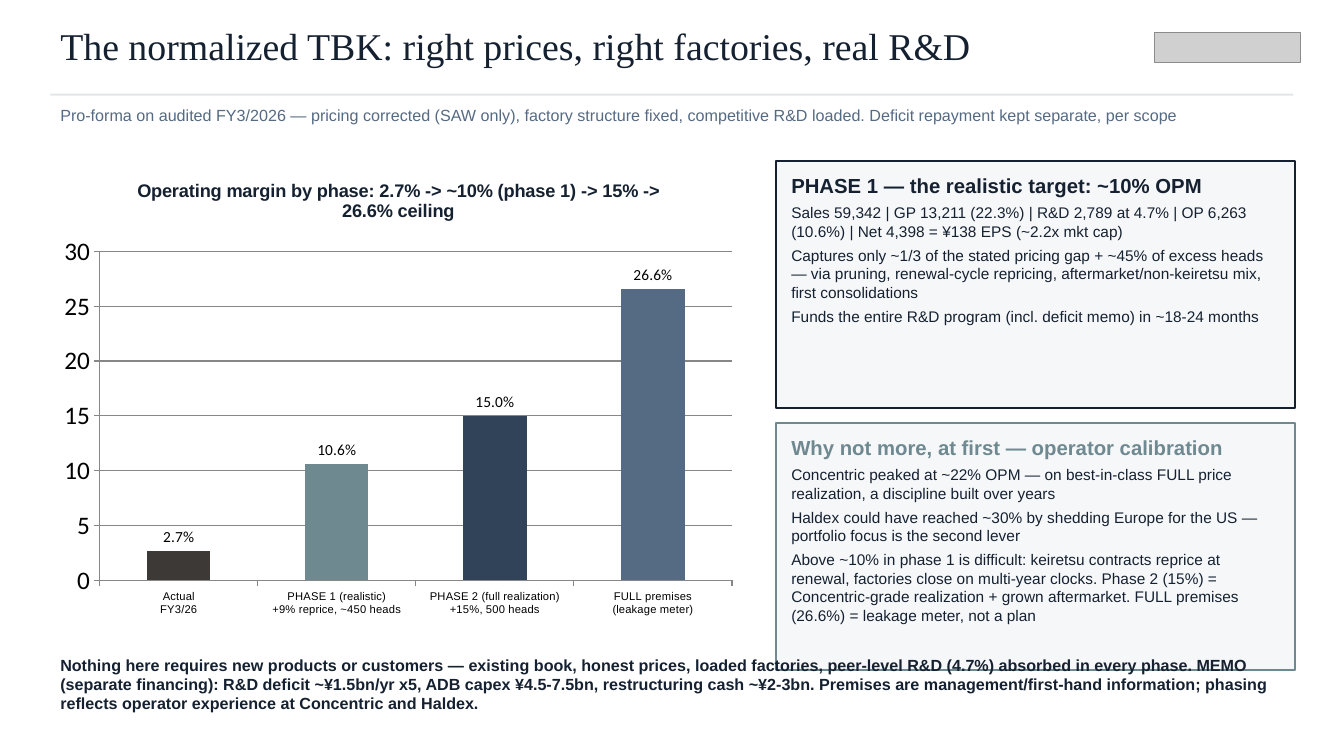
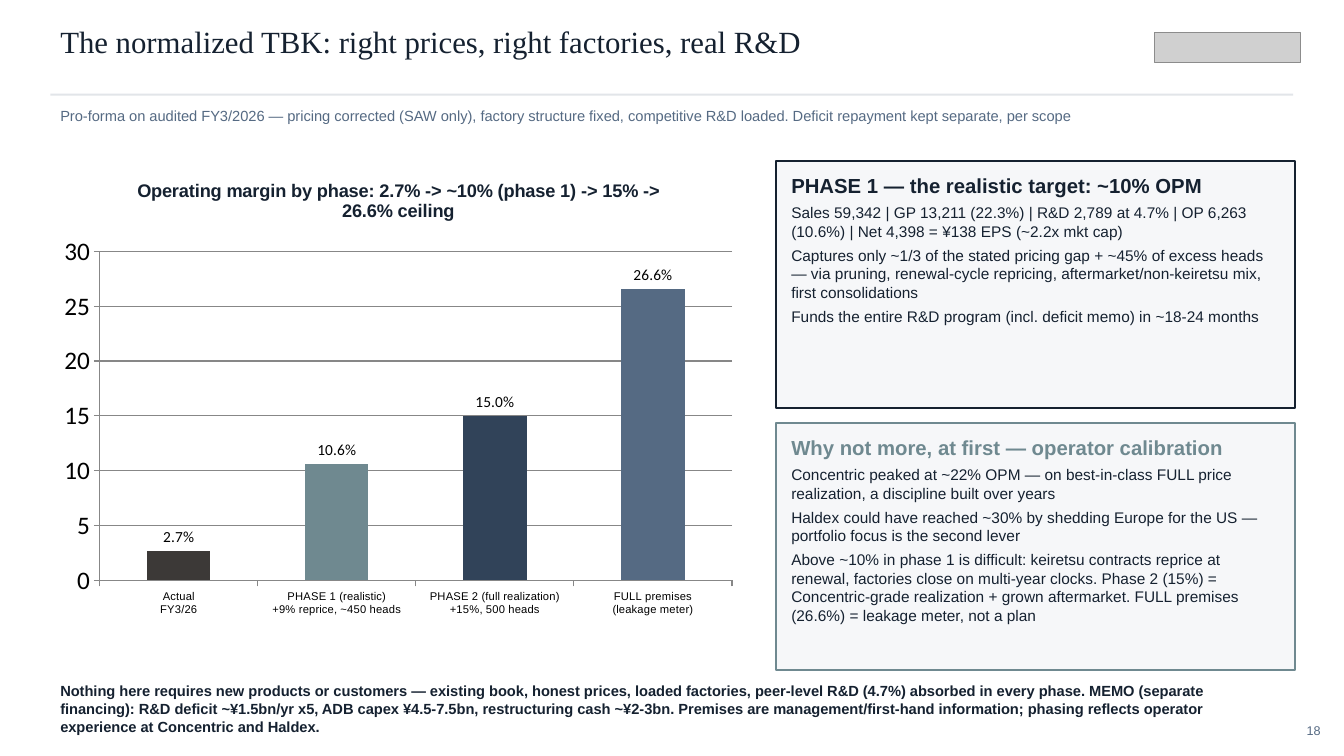
Before and after one commit to charette-lab/Claude, a slide deck: slide 18 of TBK_rd_gap_slides.pptx (slide 17 before the commit). Drawn at 1344x756 pixels with LibreOffice and Linux fonts; fonts in the diff are those of the drawing; grey boxes stand for pictures. Boxes give left, top, right and bottom in pixels: in the first picture for what was removed or moved away, otherwise in the second. Text is boxed around its words. In the diff, an @@ line names an element or a change of style, - is before the commit and + after.

```diff
--- a/TBK_rd_gap_slides.pptx
+++ b/TBK_rd_gap_slides.pptx
@@ text "The normalized TBK: right prices, ..." at (60, 31, 801, 59): size 27 to 22 pt @@
@@ text "Pro-forma on audited FY3/2026 — ..." at (60, 110, 1071, 124): size 11.5 to 10.5 pt @@
@@ text "Nothing here requires new products ..." at (60, 685, 1204, 735): size 11.5 to 10.5 pt @@
@@ text "Nothing here requires new products ...": place and size @@
-text "Nothing here requires new products ..." at (60, 658, 1267, 713)
+text "Nothing here requires new products ..." at (60, 685, 1204, 735)
@@ text added at (1307, 726, 1321, 735), 9 pt, text #556A83 @@
+18
```
Also in this commit, not shown: 25 other slides changed, 1 slide added, 1 other file.
